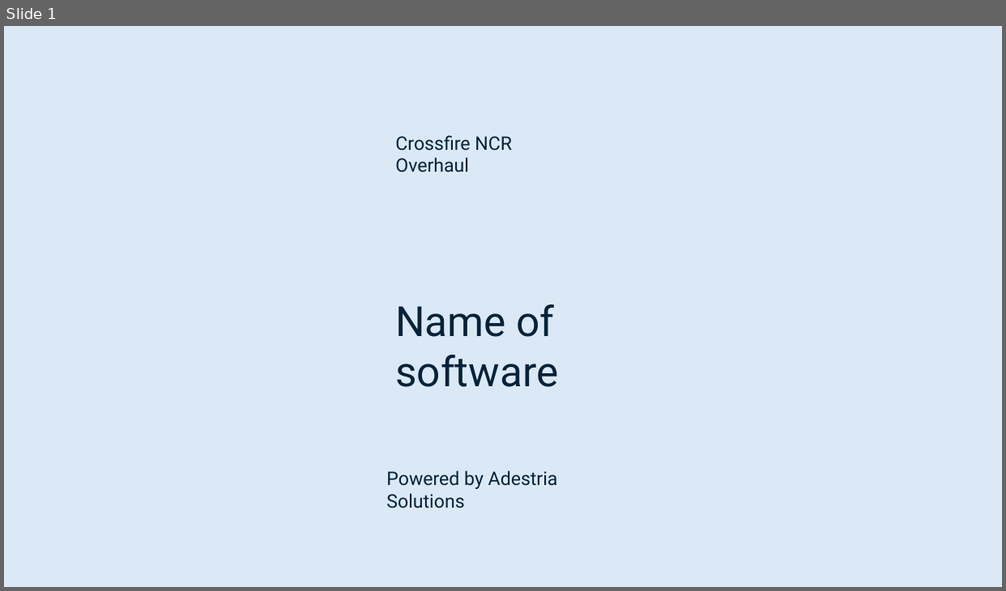
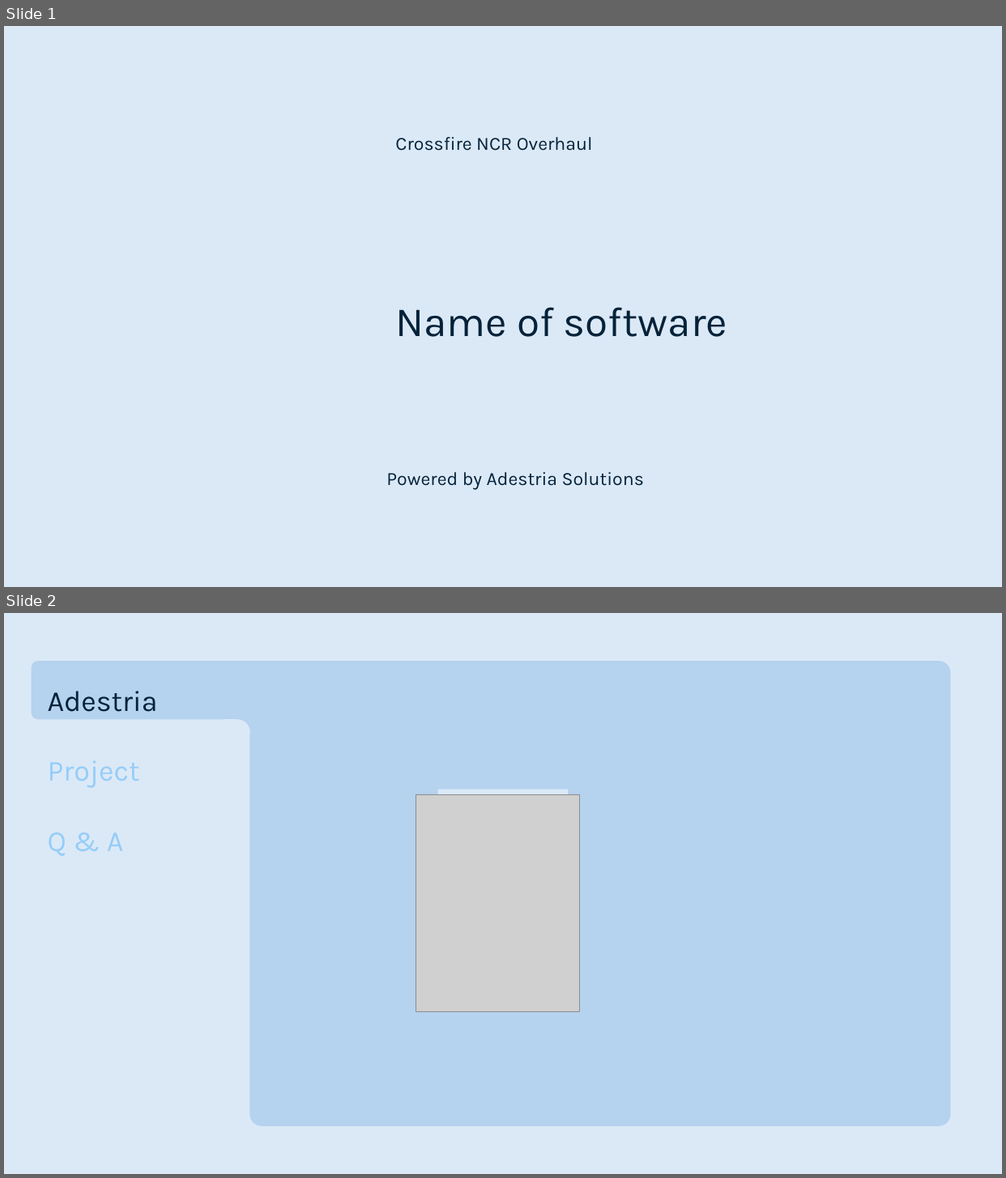
Before and after one commit to smutrux/prog1180, a slide deck: Deliverables/Presentation1.pptx. Shown one above the other, each under a label of ours: slide 1 before the commit, slides 1 and 2 after it. The pictures are 1006x591 and 1006x1178 pixels, drawn with LibreOffice and Linux fonts; fonts in the diff are those of the drawing; grey boxes stand for pictures. Boxes give left, top, right and bottom in pixels: in the first picture for what was removed or moved away, otherwise in the second. Text is boxed around its words. In the diff, an @@ line names an element or a change of style, - is before the commit and + after.

```diff
--- a/Deliverables/Presentation1.pptx
+++ b/Deliverables/Presentation1.pptx
@@ slide 2 added at [4, 613, 1002, 1174], background #DBE9F7 @@
@@ rounded rectangle added at [31, 661, 267, 719], fill #B5D2EF @@
@@ rounded rectangle added at [249, 661, 950, 1127], fill #B5D2EF @@
@@ text added at [48, 691, 158, 856], 28 pt, text #96CDF8 @@
+Adestria
+Project
+Q & A
@@ rectangle added at [226, 719, 250, 744], fill gradient #DBE9F7 to #B5D2EF @@
@@ ellipse added at [226, 719, 250, 744], fill #DBE9F7 @@
@@ picture added at [415, 795, 580, 1012] @@
@@ rectangle added at [438, 790, 569, 999], fill #DBE9F7 @@
@@ slide 1 changed as well @@
@@ font Roboto to Karla in 3 elements at [395, 137, 593, 151], [395, 307, 727, 337], [386, 472, 644, 490] @@
```
Also in this commit, not shown: 6 other slides changed, 8 other slides added, 8 slides removed.
